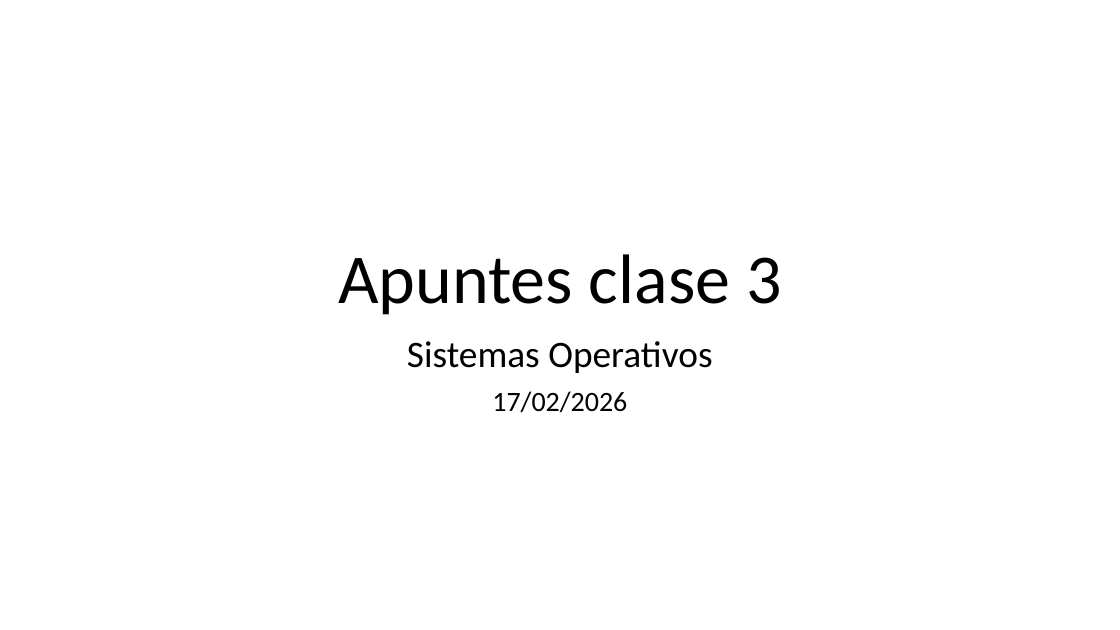
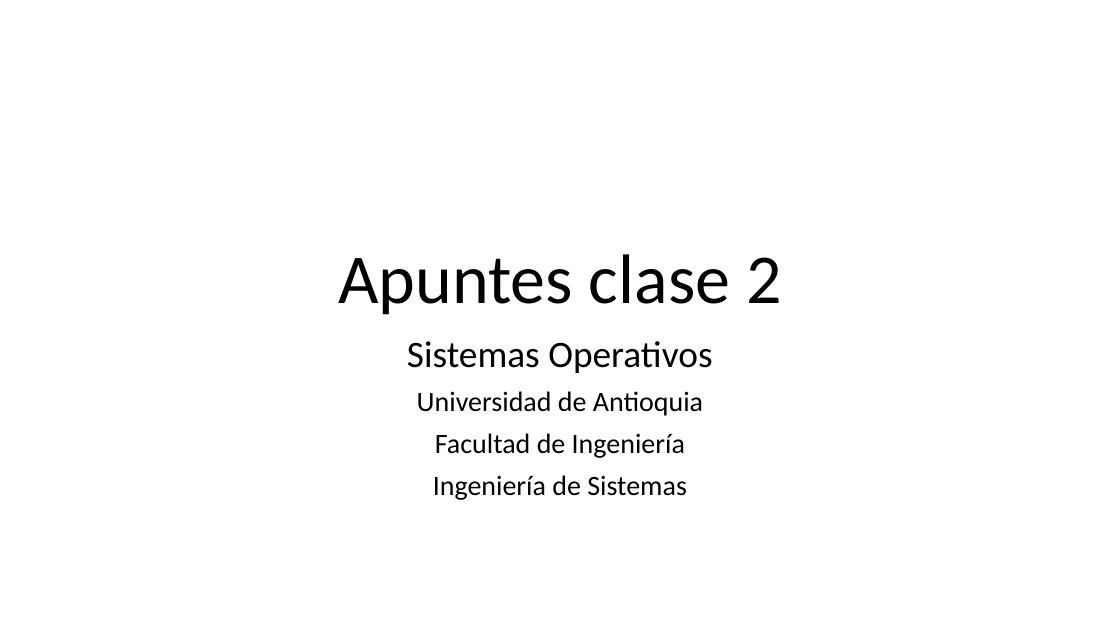
Before and after one commit to udea-so/apuntes_2026-2_SO-virtual, a slide deck: slide 1 of clase_02/SO_apuntes_clase2.pptx. Drawn at 1120x630 pixels with LibreOffice and Linux fonts; fonts in the diff are those of the drawing. Boxes give left, top, right and bottom in pixels: in the first picture for what was removed or moved away, otherwise in the second. Text is boxed around its words. In the diff, an @@ line names an element or a change of style, - is before the commit and + after.

Commit message:
Apuntes clase 2 actualizados

```diff
--- a/clase_02/SO_apuntes_clase2.pptx
+++ b/clase_02/SO_apuntes_clase2.pptx
@@ title at (x1=338, y1=254, x2=781, y2=315): text changed @@
-Apuntes clase 3
+Apuntes clase 2
@@ subtitle at (x1=417, y1=391, x2=703, y2=500): text changed @@
-17/02/2026
+Universidad de Antioquia
+Facultad de Ingeniería
+Ingeniería de Sistemas
```
Also in this commit, not shown: 1 other file.
